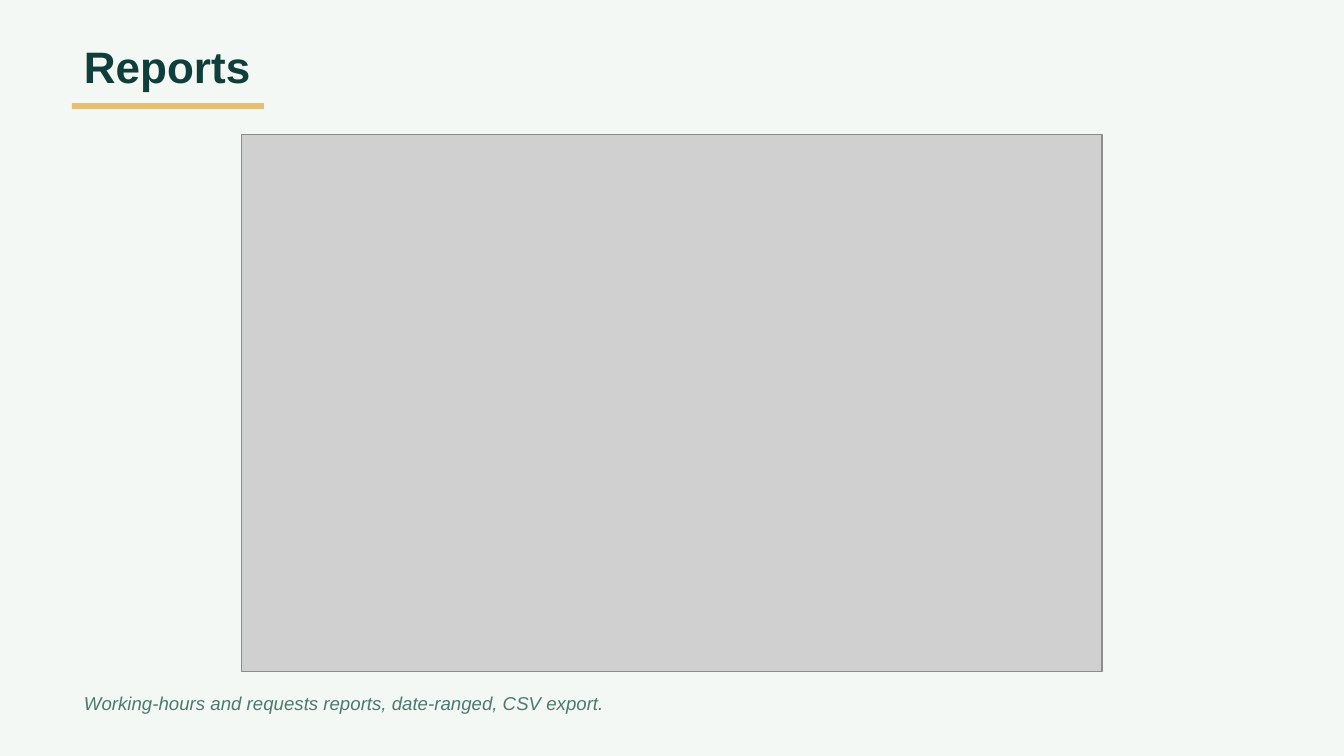
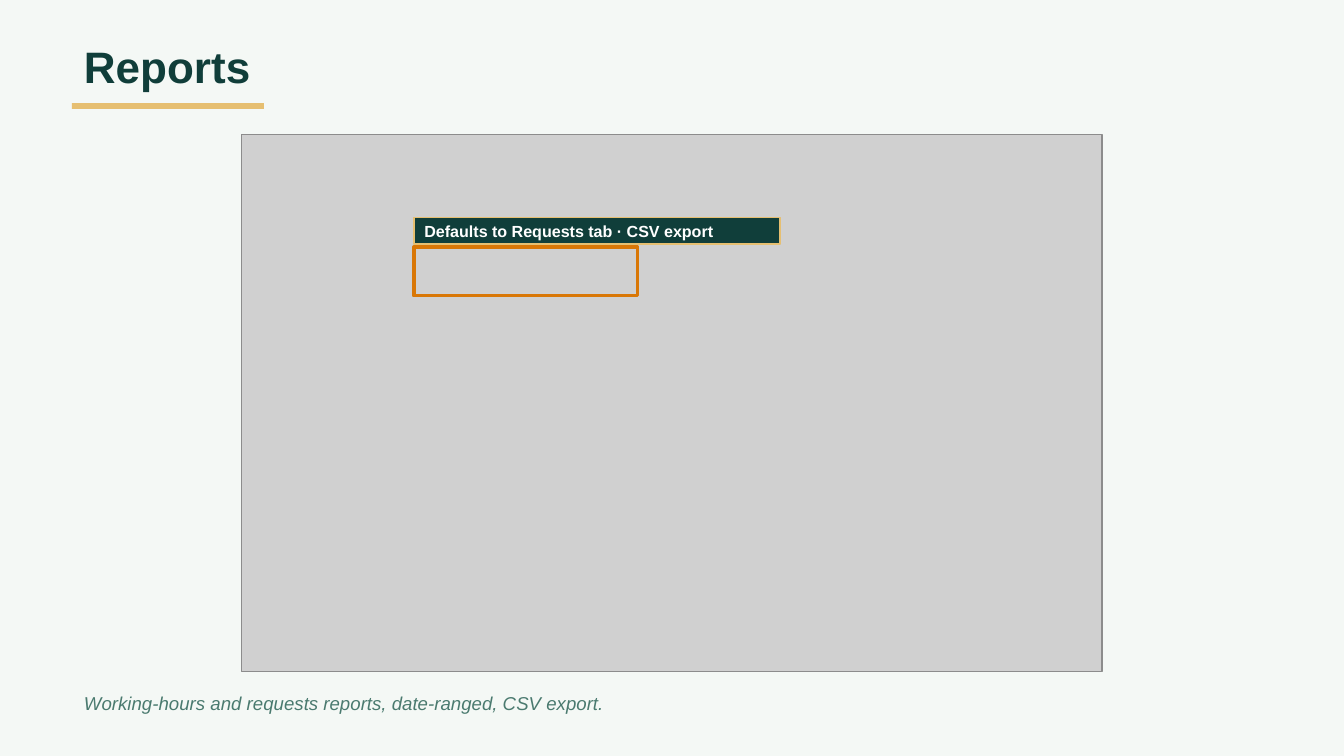
Before and after one commit to Ahmed-Mahdyy/Daimoma, a slide deck: slide 21 of docs/presentation/Daimoma-presentation.pptx (slide 19 before the commit). Drawn at 1344x756 pixels with LibreOffice and Linux fonts; fonts in the diff are those of the drawing; grey boxes stand for pictures. Boxes give left, top, right and bottom in pixels: in the first picture for what was removed or moved away, otherwise in the second. Text is boxed around its words. In the diff, an @@ line names an element or a change of style, - is before the commit and + after.

```diff
--- a/docs/presentation/Daimoma-presentation.pptx
+++ b/docs/presentation/Daimoma-presentation.pptx
@@ rectangle added at (x1=415, y1=217, x2=781, y2=244), fill #103E3A, outline #E6BF71 1.13 pt, 9.5 pt, text #FFFFFF, bold @@
+Defaults to Requests tab · CSV export
@@ rectangle added at (x1=415, y1=248, x2=638, y2=296), outline #D97706 2.27 pt @@
```
Also in this commit, not shown: 4 other slides changed, 3 slides added, 1 slide removed, 1 other file.
